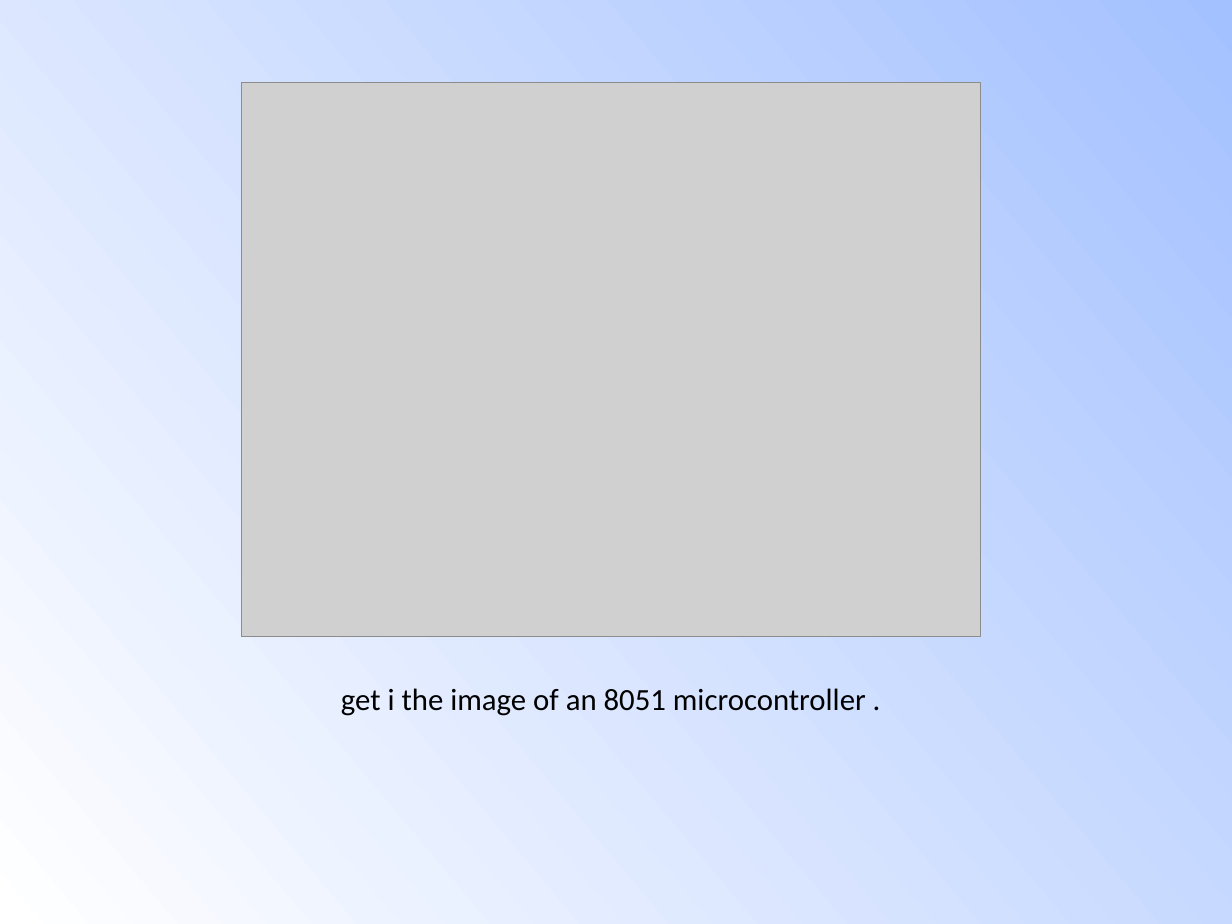
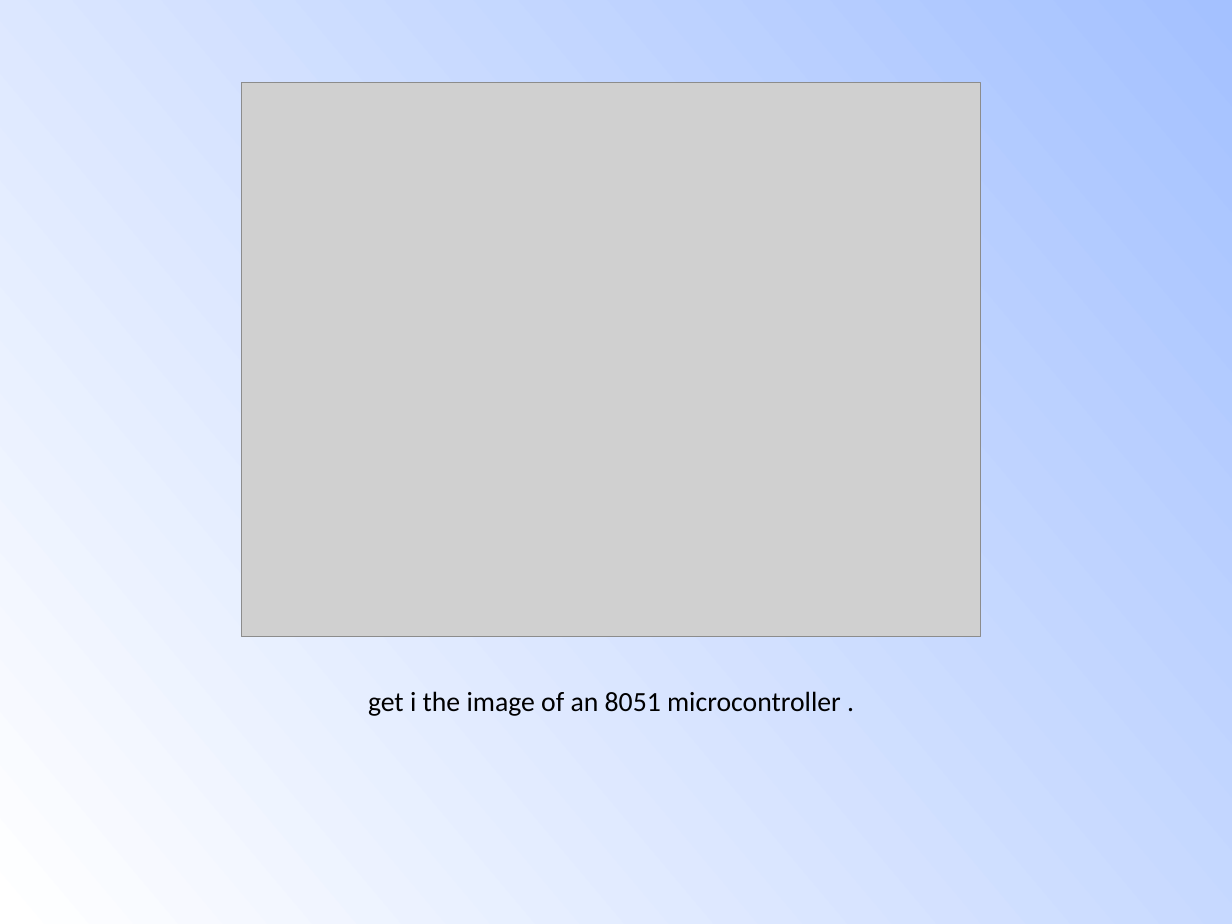
Before and after one commit to Siddhant-Ray/SlideEZ, a slide deck: slide 19 of testppt3.pptx. Drawn at 1232x924 pixels with LibreOffice and Linux fonts; fonts in the diff are those of the drawing; grey boxes stand for pictures. Boxes give left, top, right and bottom in pixels: in the first picture for what was removed or moved away, otherwise in the second. Text is boxed around its words. In the diff, an @@ line names an element or a change of style, - is before the commit and + after.

```diff
--- a/testppt3.pptx
+++ b/testppt3.pptx
@@ title "get i the image of ..." at box(368, 691, 841, 716): size 18 to 16.2 pt @@
```
Also in this commit, not shown: 5 other files.
